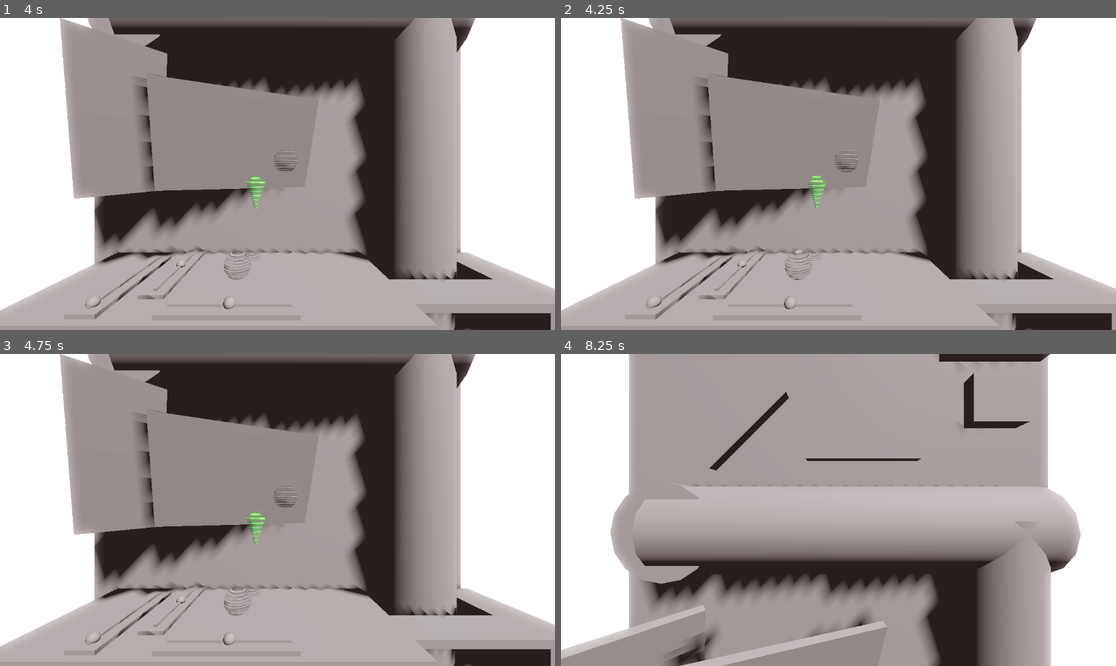
Above: before the commit, frames 1-4 (two rows, left to right).
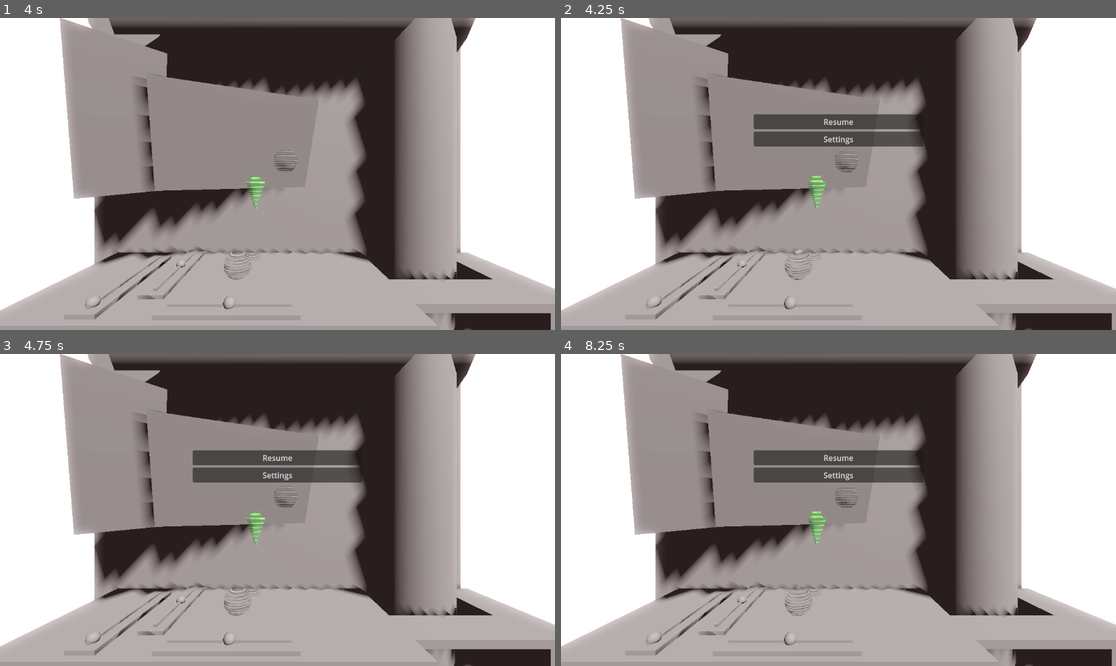
Above: after the commit, the same moments.

Repository: nheeb/niblehyme
Game: Godot game, scene res://Logic/Cockpit.tscn
The game is run twice, just before and just after one commit, with the same random seed, the same clock (stepped at 60 frames per second) and the same inputs.
Inputs (mouse positions are in pixels of both pictures, inside the frame that each line leads up to):
- Up to frame 1 (4 s): move the mouse to (399, 158) at 0.52 s; hold Right (ui_right) 0.53-1.25 s; click (399, 158) at 0.6 s; drag from (166, 189) to (249, 236) at 1.27 s; move the mouse to (333, 105) at 2.02 s; hold Right (ui_right) 2.03-2.75 s; tap Mouse wheel up (view_up) at 2.1 s; tap Enter at 2.75 s; drag from (249, 236) to (111, 127) at 2.77 s; tap Space at 3.5 s; move the mouse to (444, 220) at 3.52 s; hold Left (ui_left) from 3.53 s (still down); tap Mouse wheel down (view_down) at 3.6 s
- Up to frame 2 (4.25 s): keep holding Left (ui_left); tap Escape (settings) at 4.15 s
- Up to frame 3 (4.75 s): release Left (ui_left) at 4.25 s; drag from (111, 463) to (194, 432) at 4.27 s
- Up to frame 4 (8.25 s): move the mouse to (866, 510) at 5.02 s; hold Down (ui_down) 5.03-5.75 s; click (866, 510) at 5.1 s; drag from (755, 432) to (727, 525) at 5.77 s; move the mouse to (960, 494) at 6.52 s; hold Up (ui_up) 6.53-7.25 s; tap Mouse wheel up (view_up) at 6.6 s; drag from (727, 525) to (810, 572) at 7.27 s; move the mouse to (894, 441) at 8.02 s; hold Down (ui_down) from 8.03 s (still down); tap Mouse wheel down (view_down) at 8.1 s

Frame 1 is identical in both runs. In frame 2, 2.9% of the frame differs, in the area x 34-66%, y 30-42%; in frame 3, 2.9%; in frame 4, 55%, in the area x 0-100%, y 0-100%.

Commit message:
Fix pause menu

Diff:
--- a/Singleton/Settings.tscn
+++ b/Singleton/Settings.tscn
@@ -8,6 +8,7 @@
 
 [node name="UI" type="Control" parent="."]
 unique_name_in_owner = true
+visible = false
 layout_mode = 3
 anchors_preset = 15
 anchor_right = 1.0
--- a/project.godot
+++ b/project.godot
@@ -20,6 +20,7 @@
 Game="*res://Logic/Game.tscn"
 Utility="*res://Logic/Utility.gd"
 DrillStats="*res://Logic/Upgrades/DrillStats.tscn"
+Settings="*res://Singleton/Settings.tscn"
 
 [editor]
 
